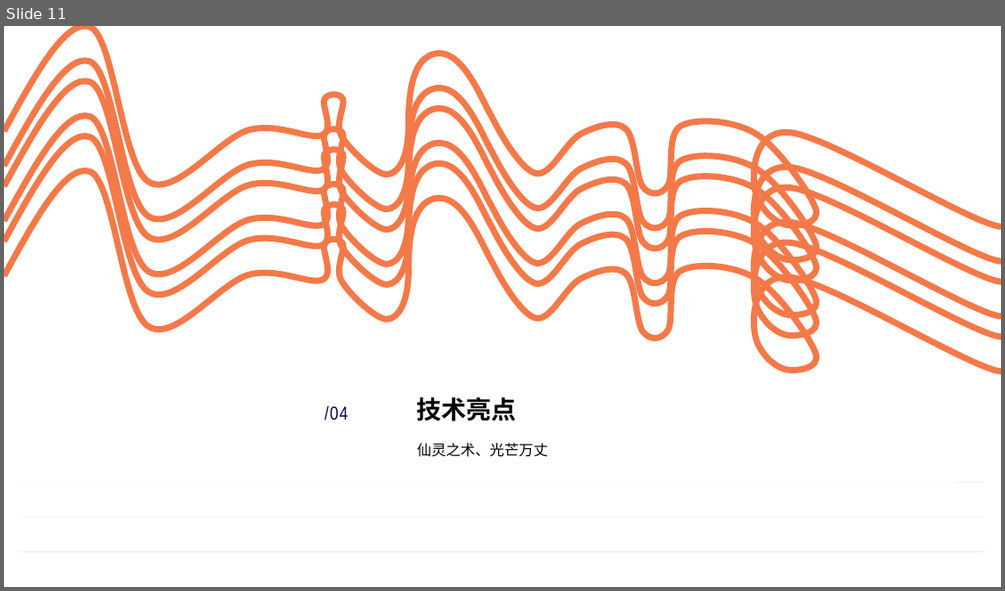
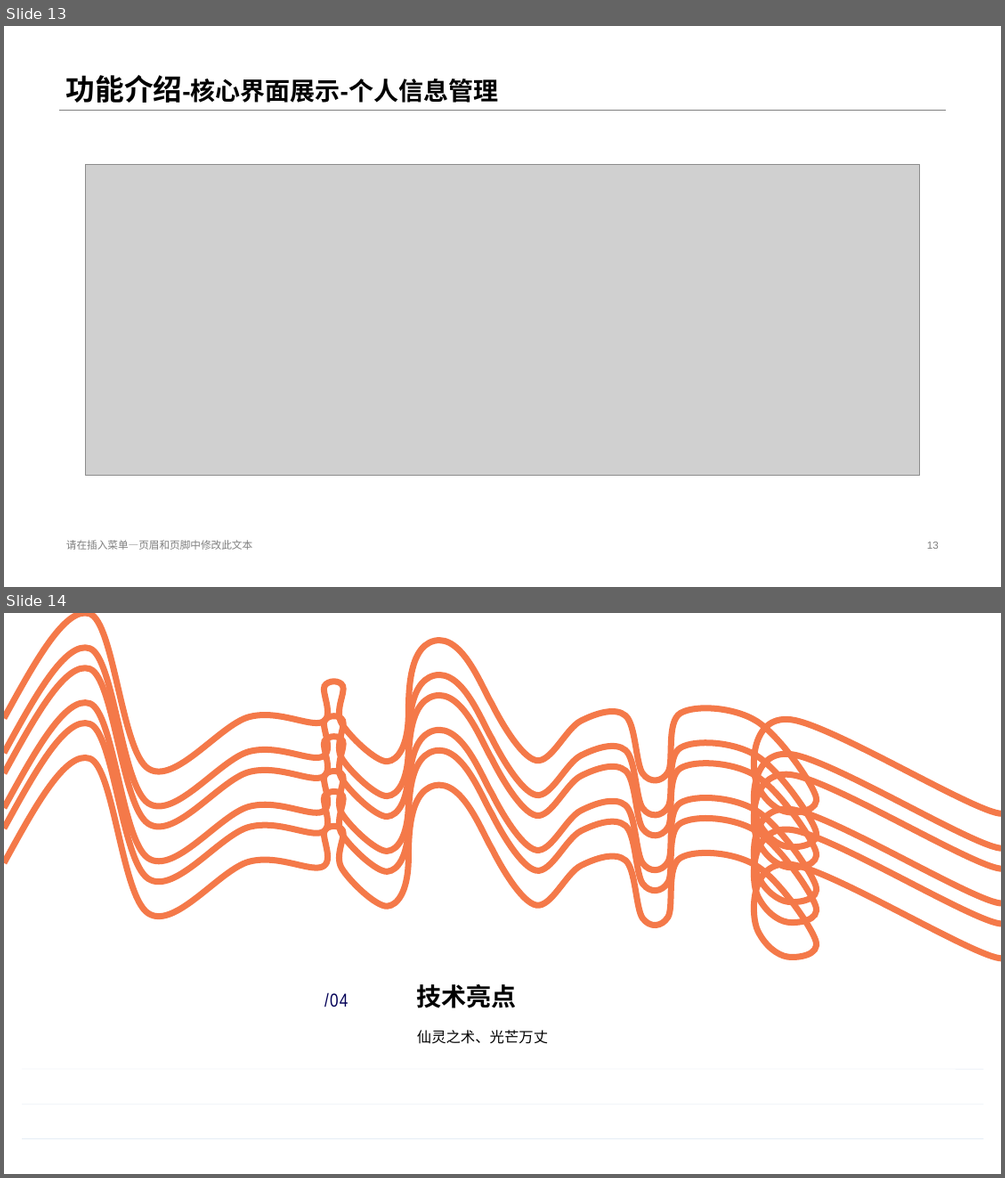
Before and after one commit to 2042270217/CausedByEating, a slide deck: doc/项目路演PPT-项目名称-第24组.pptx. Shown one above the other, each under a label of ours: slide 11 before the commit, slides 13 and 14 after it. The pictures are 1005x591 and 1005x1178 pixels, drawn with LibreOffice and Linux fonts; fonts in the diff are those of the drawing; grey boxes stand for pictures. Boxes give left, top, right and bottom in pixels: in the first picture for what was removed or moved away, otherwise in the second. Text is boxed around its words. In the diff, an @@ line names an element or a change of style, - is before the commit and + after.

```diff
--- a/doc/项目路演PPT-项目名称-第24组.pptx
+++ b/doc/项目路演PPT-项目名称-第24组.pptx
@@ slide 13 added at (x1=4, y1=26, x2=1001, y2=587), background #FFFFFF @@
@@ title added at (x1=66, y1=75, x2=498, y2=103), 24 pt, text #000000, bold @@
+功能介绍-核心界面展示-个人信息管理
@@ line added from (58, 110) to (947, 110), #808080 0.25 pt @@
@@ picture added at (x1=86, y1=164, x2=919, y2=475) @@
@@ text added at (x1=66, y1=540, x2=252, y2=549), 10 pt, text #808080 @@
+请在插入菜单—页眉和页脚中修改此文本
@@ page number added at (x1=927, y1=541, x2=938, y2=548), 10 pt, text #808080 @@
+13
@@ what was slide 11 is now slide 14 @@
```
Also in this commit, not shown: 3 slides changed, 2 other slides added.
